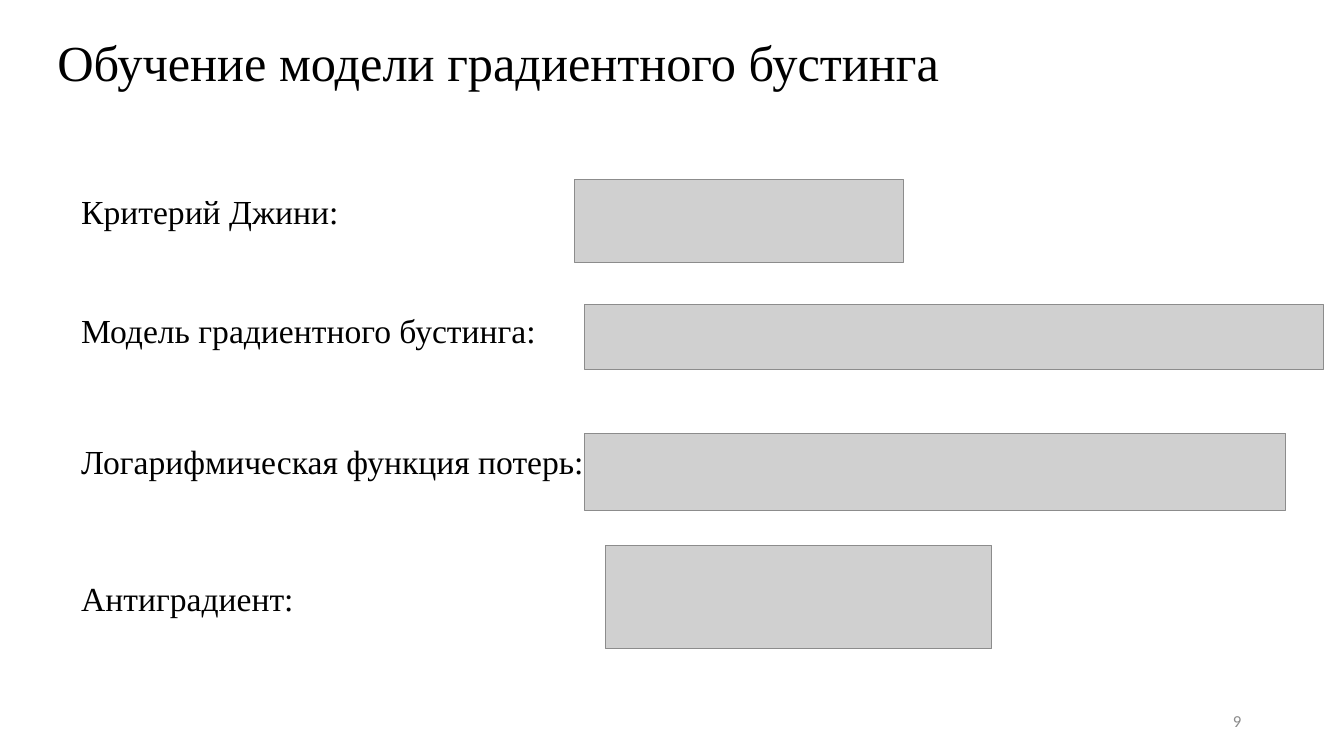
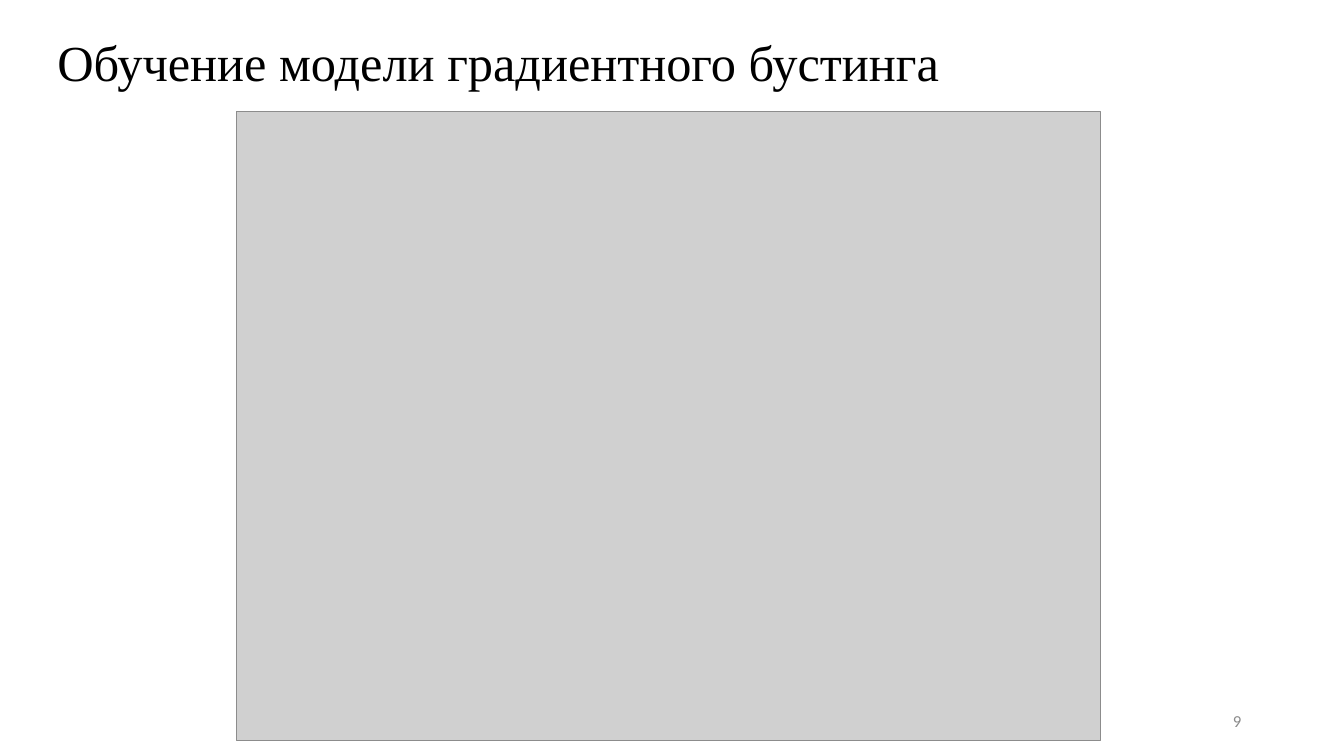
Before and after one commit to ilyasssklimov/bmstu_DefectDetection, a slide deck: slide 9 of doc/presentation/КлимовИС_ВКР_презентация.pptx. Drawn at 1344x756 pixels with LibreOffice and Linux fonts; fonts in the diff are those of the drawing; grey boxes stand for pictures. Boxes give left, top, right and bottom in pixels: in the first picture for what was removed or moved away, otherwise in the second. Text is boxed around its words. In the diff, an @@ line names an element or a change of style, - is before the commit and + after.

```diff
--- a/doc/presentation/КлимовИС_ВКР_презентация.pptx
+++ b/doc/presentation/КлимовИС_ВКР_презентация.pptx
@@ picture added at (237, 112, 1101, 741) @@
@@ picture removed at (575, 179, 903, 262) @@
@@ text removed at (81, 201, 338, 230) @@
-Критерий Джини:
@@ text removed at (81, 319, 535, 349) @@
-Модель градиентного бустинга:
@@ picture removed at (585, 304, 1324, 369) @@
@@ picture removed at (585, 434, 1287, 511) @@
@@ text removed at (81, 450, 583, 480) @@
-Логарифмическая функция потерь:
@@ picture removed at (605, 545, 992, 649) @@
@@ text removed at (81, 588, 293, 617) @@
-Антиградиент:
```
Also in this commit, not shown: 1 other slide changed, 2 slides added, 1 other file.
